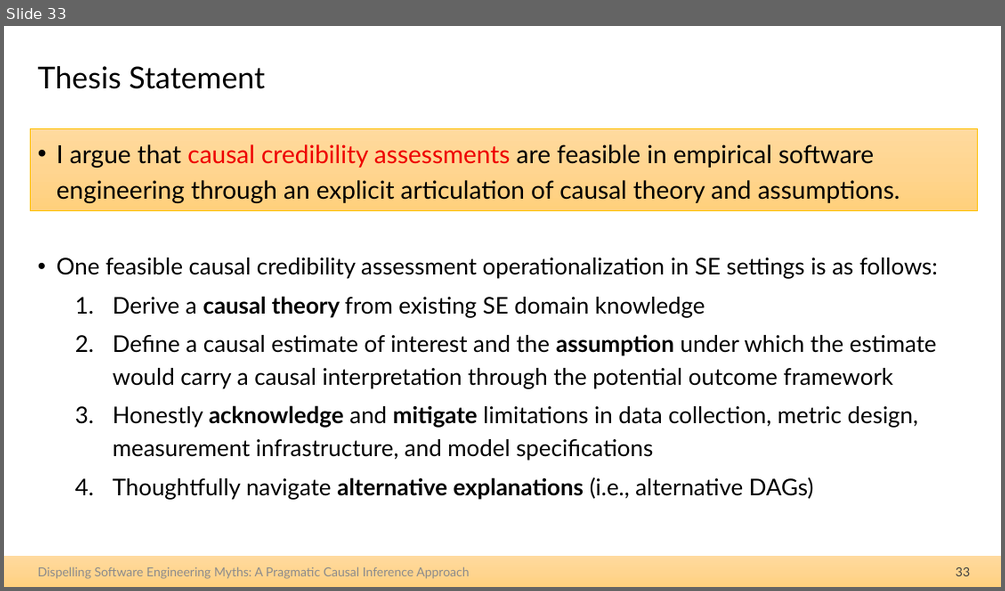
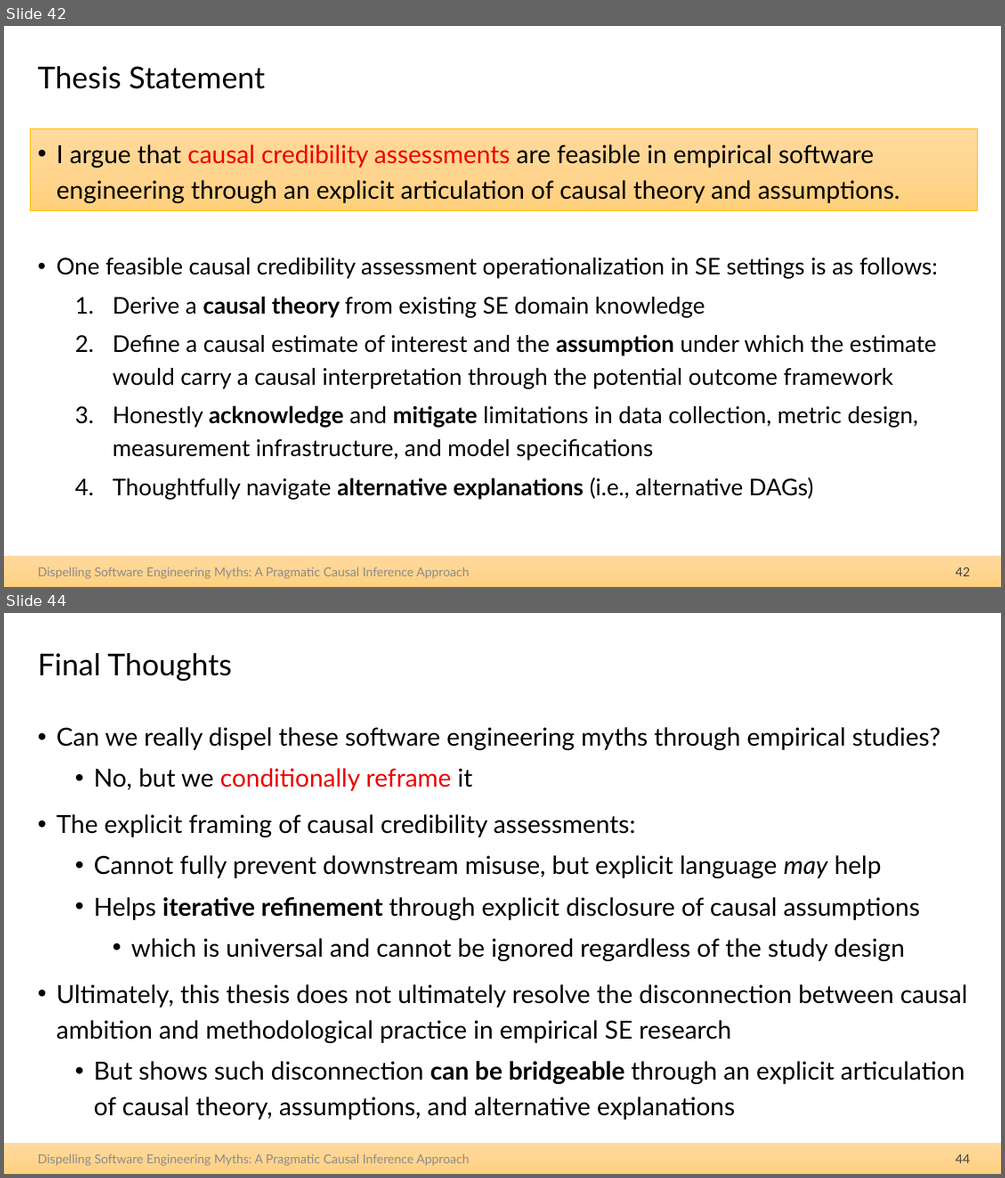
Before and after one commit to hehao98/Thesis, a slide deck: 2026.09.21-Thesis Defense.pptx. Shown one above the other, each under a label of ours: slide 33 before the commit, slides 42 and 44 after it; the slides between them are not shown. The pictures are 1005x591 and 1005x1178 pixels, drawn with LibreOffice and Linux fonts; fonts in the diff are those of the drawing. Boxes give left, top, right and bottom in pixels: in the first picture for what was removed or moved away, otherwise in the second. Text is boxed around its words. In the diff, an @@ line names an element or a change of style, - is before the commit and + after.

Commit message:
Update thesis defense presentation

```diff
--- a/2026.09.21-Thesis Defense.pptx
+++ b/2026.09.21-Thesis Defense.pptx
@@ slide 44 added at (x1=4, y1=613, x2=1001, y2=1174), background #FFFFFF; not listed: 1 template element that a slide beside it also shows @@
@@ title added at (x1=38, y1=653, x2=232, y2=681), 29 pt, text #000000 @@
+Final Thoughts
@@ text added at (x1=57, y1=727, x2=968, y2=1119), 24 pt, text #000000 @@
+• Can we really dispel these software engineering myths through empirical studies?
+  • No, but we conditionally reframe it
+• The explicit framing of causal credibility assessments:
+  • Cannot fully prevent downstream misuse, but explicit language may help
+  • Helps iterative refinement through explicit disclosure of causal assumptions
+    • which is universal and cannot be ignored regardless of the study design
+• Ultimately, this thesis does not ultimately resolve the disconnection between causal ambition and methodological practice in empirical SE research
+  • But shows such disconnection can be bridgeable through an explicit articulation of causal theory, assumptions, and alternative explanations
@@ text added at (x1=38, y1=1154, x2=469, y2=1166), 12 pt, text #8C8C8C @@
+Dispelling Software Engineering Myths: A Pragmatic Causal Inference Approach
@@ page number added at (x1=955, y1=1154, x2=970, y2=1163), 12 pt, text #404040 @@
+44
@@ what was slide 33 is now slide 42 @@
@@ page number at (x1=955, y1=567, x2=970, y2=576): text changed @@
-33
+42
```
Also in this commit, not shown: 10 slides changed, 14 other slides added, 5 slides removed.
